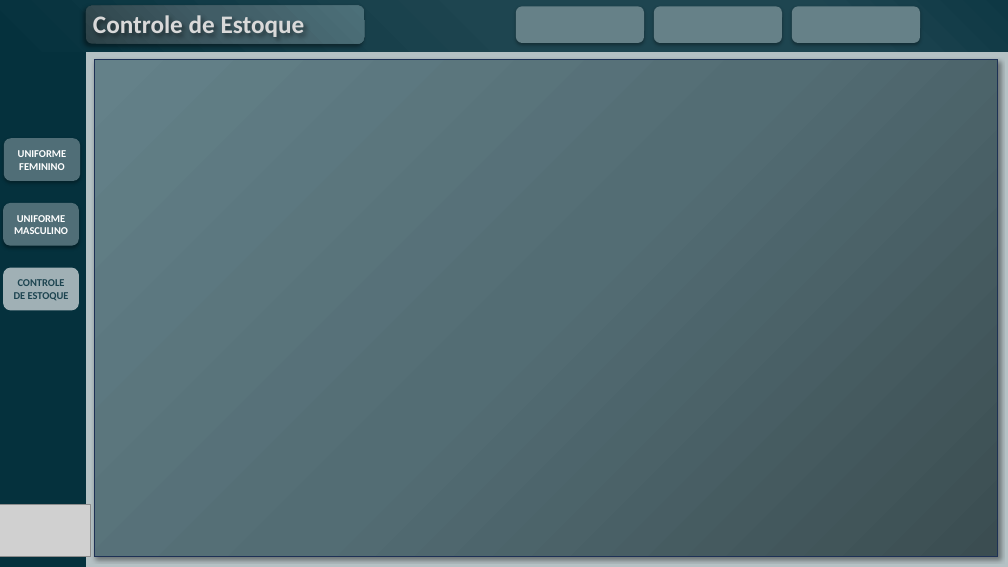
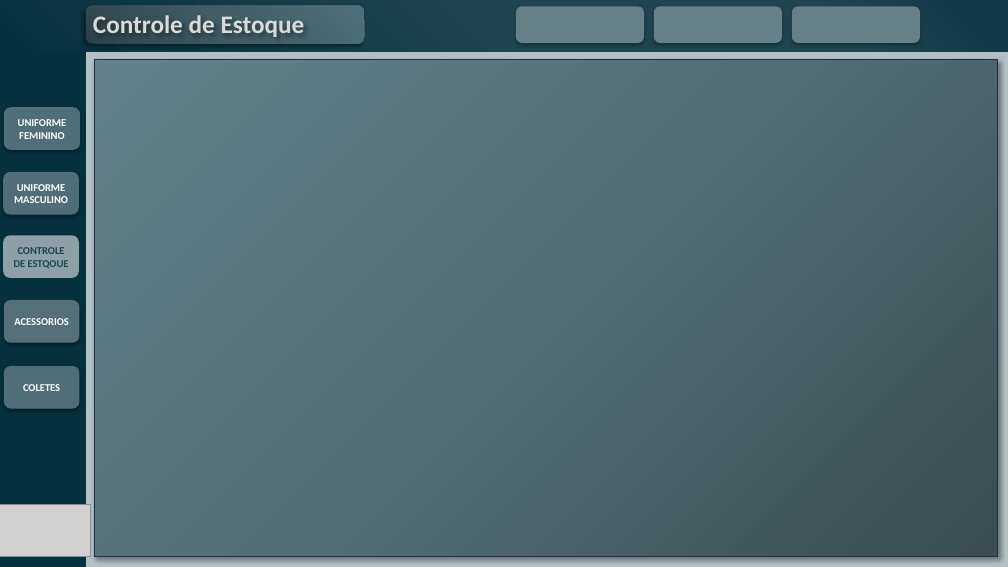
Before and after one commit to ToltalTouch/projeto_BI-ALMOXARIFADO, a slide deck: slide 12 of Apresentação1 4 1.pptx (slide 13 before the commit). Drawn at 1008x567 pixels with LibreOffice and Linux fonts; fonts in the diff are those of the drawing; grey boxes stand for pictures. Boxes give left, top, right and bottom in pixels: in the first picture for what was removed or moved away, otherwise in the second. Text is boxed around its words. In the diff, an @@ line names an element or a change of style, - is before the commit and + after.

```diff
--- a/Apresentação1 4 1.pptx
+++ b/Apresentação1 4 1.pptx
@@ rounded rectangle "UNIFORME FEMININO" moved from (x1=4, y1=138, x2=80, y2=181) to (x1=4, y1=107, x2=80, y2=150) @@
@@ rounded rectangle "UNIFORME MASCULINO" moved from (x1=3, y1=203, x2=79, y2=246) to (x1=3, y1=172, x2=79, y2=215) @@
@@ rounded rectangle "CONTROLE DE ESTQOUE" moved from (x1=3, y1=268, x2=79, y2=311) to (x1=3, y1=235, x2=79, y2=278) @@
@@ rounded rectangle "CONTROLE DE ESTQOUE" at (x1=3, y1=235, x2=79, y2=278): fill #A0B0B5 to #8DA0A6 @@
@@ text in rounded rectangle at (x1=14, y1=247, x2=69, y2=268): text changed; text colour #1D4450 to #1E4550 @@
-CONTROLE DE ESTOQUE
+CONTROLE DE ESTQOUE
@@ rounded rectangle added at (x1=4, y1=300, x2=79, y2=343), fill #547179, 10 pt, text #FFFFFF, bold @@
+ACESSORIOS
@@ rounded rectangle added at (x1=4, y1=366, x2=79, y2=409), fill #506E77, 10 pt, text #FFFFFF, bold @@
+COLETES
```
Also in this commit, not shown: 4 other slides changed, 8 other files.
